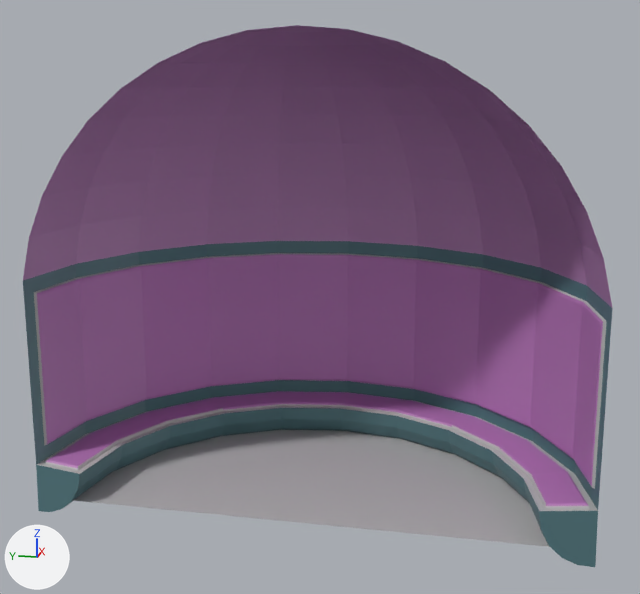
The FBX model Assets/Art/Map/Map_CircularChairs.fbx, before and after one commit.
Camera for both pictures: a 50 mm camera at (-0.1106, -0.0332, 0.0586) aimed at (0.0089, -0.0093, 0.0287). Lighting does not change. The marker at lower left points along +X, +Y and +Z. Where no turn or scale is listed for an object, it has been applied to the vertices.

Objects in the first picture: 'Sphere', 'Sphere_Floor'.
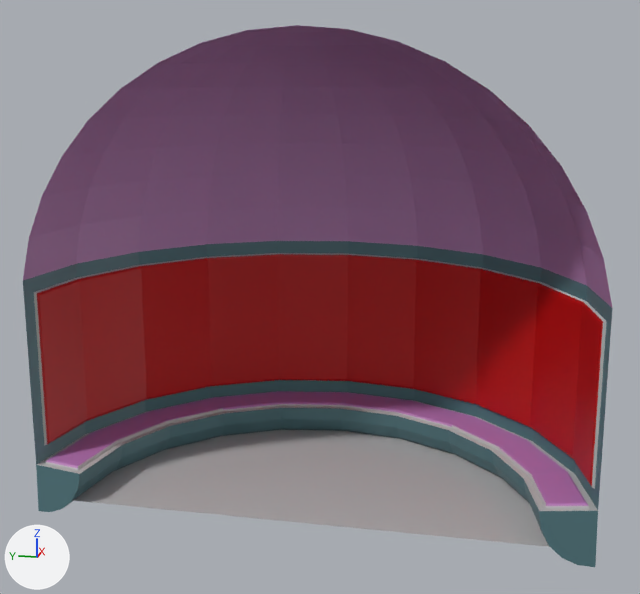
Patch to the scene script:
```diff
--- a/Assets/Art/Map/Map_CircularChairs.fbx.py
+++ b/Assets/Art/Map/Map_CircularChairs.fbx.py
@@ mat_lambert3 @@
+mat_lambert3 = principled_material('lambert3')
+mat_lambert3.base_color = (0.5, 0.0, 0.0)  # red #bc0000
@@ me_mesh_001 @@
 me_mesh_001.from_pydata(...)  # 370 vertices, 358 faces; spans x -0.0011..0.0371, y -0.0371..0.0371, z -0.0269..0.0371
 # used by ob_sphere; location = (-0.008, -0.01, 0.0274)
+# me_mesh_001 part 1: 32 of the faces centred in x 0.0022..0.0355, y -0.0359..0.0359, z -0.0177..0.0035 switch from mat_circular_cushion (pink #ba7abc) to mat_lambert3 (red #bc0000)
 me_mesh_001.materials.append(mat_circular_wall)
```

Boxes (x1, y1, x2, y2) around the edits, measured in the pictures (640 x 594 px):
part 1 of me_mesh_001, recoloured: (37, 254, 603, 487) in both
